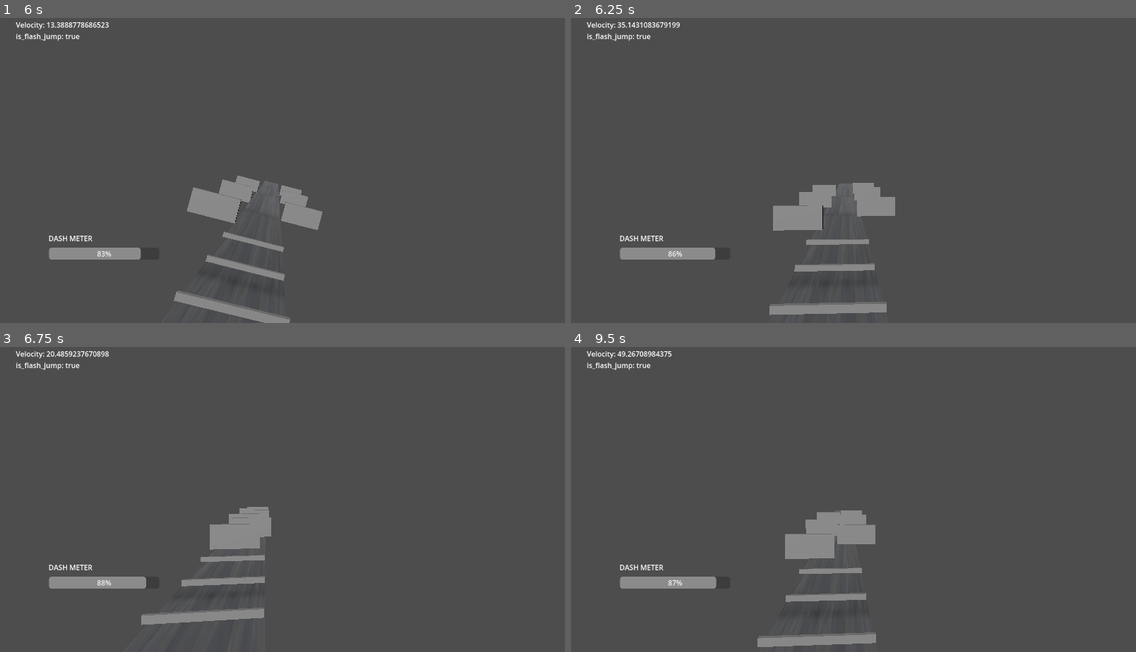
Above: before the commit, frames 1-4 (two rows, left to right).
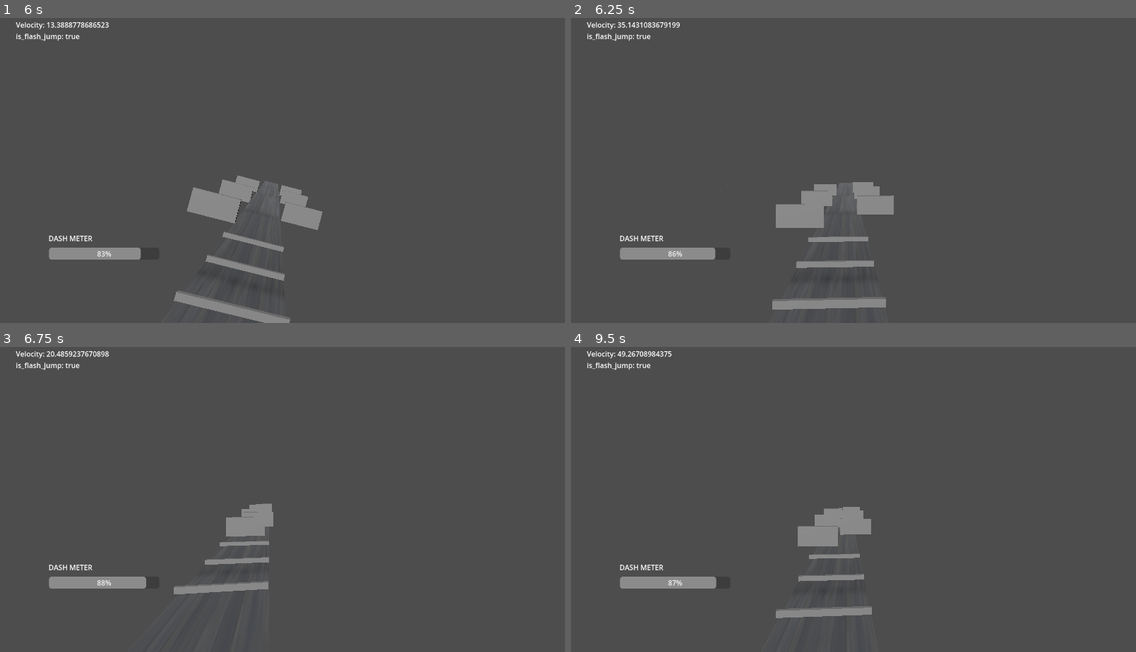
Above: after the commit, the same moments.

Repository: BeatMil/BeansRunner
Game: Godot game, scene res://scenes/stage01.tscn
Same seed, same stepped clock (60 frames per second), same inputs: the game is played once before the commit and once after it. The project has no main scene, so this scene is started directly.
Inputs (mouse positions are in pixels of both pictures, inside the frame that each line leads up to):
- Up to frame 1 (6 s): tap Enter (ui_accept) at 0.5, 0.77, 1.52, 3.02, 3.77, 4.52 s; move the mouse to (310, 164) at 0.52 s; hold Shift (dash) 0.53-1.28 s; hold Q (float_up) 0.53-5.78 s; move the mouse to (254, 164) at 1.27 s; tap Ctrl (crouch) at 1.35, 3.6, 5.85 s; tap Shift (dash) at 1.55, 2.85, 4.35 s; move the mouse to (293, 158) at 2.02 s; hold Shift (dash) 2.03-2.78 s; move the mouse to (276, 170) at 2.77 s; move the mouse to (322, 167) at 3.52 s; hold Shift (dash) 3.53-4.28 s; move the mouse to (237, 161) at 4.27 s; move the mouse to (288, 164) at 5.02 s; hold Shift (dash) 5.03-5.78 s; move the mouse to (259, 158) at 5.77 s; hold Right (ui_right) from 5.78 s (still down)
- Up to frame 2 (6.25 s): keep holding Right (ui_right); tap Enter (ui_accept) at 6.02 s; tap Shift (dash) at 6.05 s
- Up to frame 3 (6.75 s): move the mouse to (310, 493) at 6.52 s; release Right (ui_right) at 6.53 s; hold Q (float_up) from 6.53 s (still down); hold Shift (dash) from 6.53 s (still down)
- Up to frame 4 (9.5 s): tap Enter (ui_accept) at 6.77, 7.52, 9.02 s; move the mouse to (825, 493) at 7.27 s; release Shift (dash) at 7.28 s; tap Shift (dash) at 7.35, 8.85 s; move the mouse to (864, 487) at 8.02 s; hold Shift (dash) 8.03-8.78 s; tap Ctrl (crouch) at 8.1 s; move the mouse to (847, 499) at 8.77 s; release Q (float_up) at 8.78 s; hold Left (ui_left) from 8.78 s (still down)

Frame 1 is identical in both runs. In frame 2, 1.7% of the frame differs, in the area x 16-84%, y 53-98%; in frame 3, 2.3%; in frame 4, 2.9%, in the area x 33-54%, y 52-99%.

Commit message:
Add POV change with tween while dashing

Diff:
--- a/Player.tscn
+++ b/Player.tscn
@@ -329,29 +329,63 @@
 "hit_wall": SubResource("Animation_8tkfb")
 }
 
+[sub_resource type="Animation" id="Animation_7v6v2"]
+resource_name = "pov_up"
+length = 0.5
+tracks/0/type = "value"
+tracks/0/imported = false
+tracks/0/enabled = true
+tracks/0/path = NodePath("head/Camera3D:fov")
+tracks/0/interp = 1
+tracks/0/loop_wrap = true
+tracks/0/keys = {
+"times": PackedFloat32Array(0, 0.5),
+"transitions": PackedFloat32Array(1, 1),
+"update": 0,
+"values": [80.0, 100.0]
+}
+
+[sub_resource type="Animation" id="Animation_q2dy4"]
+length = 0.001
+tracks/0/type = "value"
+tracks/0/imported = false
+tracks/0/enabled = true
+tracks/0/path = NodePath("head/Camera3D:fov")
+tracks/0/interp = 1
+tracks/0/loop_wrap = true
+tracks/0/keys = {
+"times": PackedFloat32Array(0),
+"transitions": PackedFloat32Array(1),
+"update": 0,
+"values": [80.0]
+}
+
+[sub_resource type="Animation" id="Animation_y7ayv"]
+resource_name = "pov_down"
+length = 0.5
+tracks/0/type = "value"
+tracks/0/imported = false
+tracks/0/enabled = true
+tracks/0/path = NodePath("head/Camera3D:fov")
+tracks/0/interp = 1
+tracks/0/loop_wrap = true
+tracks/0/keys = {
+"times": PackedFloat32Array(0, 0.5),
+"transitions": PackedFloat32Array(1, 1),
+"update": 0,
+"values": [100.0, 80.0]
+}
+
+[sub_resource type="AnimationLibrary" id="AnimationLibrary_10lgc"]
+_data = {
+"RESET": SubResource("Animation_q2dy4"),
+"pov_down": SubResource("Animation_y7ayv"),
+"pov_up": SubResource("Animation_7v6v2")
+}
+
 [node name="CharacterBody3D" type="CharacterBody3D"]
 transform = Transform3D(-0.950927, 0, 0.309415, 0, 1, 0, -0.309415, 0, -0.950927, 0, 0, 0)
 script = ExtResource("1_h6qok")
-
-[node name="MeshInstance3D" type="MeshInstance3D" parent="."]
-mesh = SubResource("CapsuleMesh_bgwjk")
-
-[node name="CollisionShape3D" type="CollisionShape3D" parent="."]
-transform = Transform3D(1, 0, -5.96046e-08, 0, 1, 0, 5.96046e-08, 0, 1, 0, 0, 0)
-visible = false
-shape = SubResource("CapsuleShape3D_gpljw")
-
-[node name="head" type="Node3D" parent="."]
-transform = Transform3D(1, 0, 0, 0, 1, 0, 0, 0, 1, 0, 1, 0)
-
-[node name="Camera3D" type="Camera3D" parent="head"]
-fov = 80.0
-
-[node name="Area3D" type="Area3D" parent="."]
-transform = Transform3D(1, 0, -8.9407e-08, 0, 1, 0, 8.9407e-08, 0, 1, 0, 0, 0)
-
-[node name="CollisionShape3D" type="CollisionShape3D" parent="Area3D"]
-shape = SubResource("CapsuleShape3D_gtfmq")
 
 [node name="CanvasLayer" type="CanvasLayer" parent="."]
 
@@ -389,6 +423,26 @@
 wait_time = 0.05
 autostart = true
 
+[node name="MeshInstance3D" type="MeshInstance3D" parent="."]
+mesh = SubResource("CapsuleMesh_bgwjk")
+
+[node name="CollisionShape3D" type="CollisionShape3D" parent="."]
+transform = Transform3D(1, 0, -5.96046e-08, 0, 1, 0, 5.96046e-08, 0, 1, 0, 0, 0)
+visible = false
+shape = SubResource("CapsuleShape3D_gpljw")
+
+[node name="head" type="Node3D" parent="."]
+transform = Transform3D(1, 0, 0, 0, 1, 0, 0, 0, 1, 0, 1, 0)
+
+[node name="Camera3D" type="Camera3D" parent="head"]
+fov = 80.0
+
+[node name="Area3D" type="Area3D" parent="."]
+transform = Transform3D(1, 0, -8.9407e-08, 0, 1, 0, 8.9407e-08, 0, 1, 0, 0, 0)
+
+[node name="CollisionShape3D" type="CollisionShape3D" parent="Area3D"]
+shape = SubResource("CapsuleShape3D_gtfmq")
+
 [node name="CrouchDashTimer" type="Timer" parent="."]
 editor_description = "Check time_left instead of using signal"
 wait_time = 2.0
@@ -421,7 +475,12 @@
 
 [node name="AudioStreamPlayer3D" type="AudioStreamPlayer" parent="SoundPlayer2"]
 
+[node name="CameraPlayer" type="AnimationPlayer" parent="."]
+libraries = {
+"": SubResource("AnimationLibrary_10lgc")
+}
+
+[connection signal="timeout" from="CanvasLayer/DashRefillTimer" to="." method="_on_dash_refill_timer_timeout"]
 [connection signal="body_entered" from="Area3D" to="." method="_on_area_3d_body_entered"]
-[connection signal="timeout" from="CanvasLayer/DashRefillTimer" to="." method="_on_dash_refill_timer_timeout"]
 [connection signal="timeout" from="FlashJumpTimer" to="." method="_on_flash_jump_timer_timeout"]
 [connection signal="timeout" from="StunnedTimer" to="." method="_on_stunned_timer_timeout"]
--- a/scripts/CharacterBody3D.gd
+++ b/scripts/CharacterBody3D.gd
@@ -14,6 +14,9 @@
 var is_flash_jump = false
 var is_stunned = false
 
+# pov helper
+var is_pov_up = false
+
 
 var final_speed: float = SPEED
 
@@ -21,13 +24,13 @@
 # Get the gravity from the project settings to be synced with RigidBody nodes.
 var gravity = ProjectSettings.get_setting("physics/3d/default_gravity")
 
-
 func _ready():
 	Input.set_mouse_mode(Input.MOUSE_MODE_CAPTURED)
 	$CanvasLayer/ProgressBar.value = 900
 	print(deg_to_rad(-80))
 	print(deg_to_rad(80))
 	print(transform.basis)
+
 
 
 func _input(event):
@@ -109,6 +112,7 @@
 
 	# others
 	prevent_inifinite_fall()
+	adjust_pov()
 	$CanvasLayer/VelocityLabel.text = "Velocity: %s" % velocity.length()
 	$CanvasLayer/IsFlashjumpLabel.text = "is_flash_jump: %s" % [is_flash_jump]
 
@@ -138,6 +142,21 @@
 	can_flash_jump = true
 
 
+
+func adjust_pov():
+	# weird way of doing me thing...
+	var x_z_velocity: Vector2 = Vector2(velocity.x, velocity.z)
+	# tween
+	if x_z_velocity.length() >= 25 and not is_pov_up:
+		is_pov_up = true
+		var tween = create_tween()
+		tween.tween_property($head/Camera3D, "fov", 120, 1)
+	elif x_z_velocity.length() < 25 and is_pov_up:
+		is_pov_up = false
+		var tween = create_tween()
+		tween.tween_property($head/Camera3D, "fov", 80, 1)
+
+
 func push(power: int):
 	var direction = (transform.basis * Vector3(0, 0, 1).normalized())
 	if direction:
Not shown: 1 places in Player.tscn that only renumber resources
